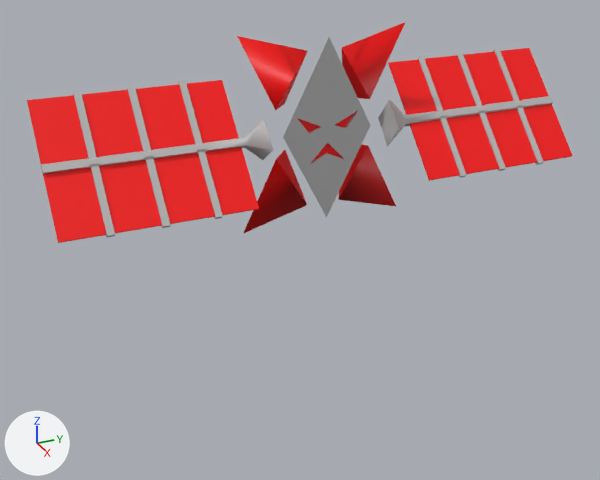
Two versions of the FBX model Assets/TextMesh Pro/Sprites/Game2/Creatures/Base enemy/Savalite.fbx, one commit apart.
Camera for both pictures: a camera (50 mm lens) standing at (8.94, -4.42, 5.9) and looking at (-0.16, -0.33, 1.35). The lights are fixed; the arrows at lower left show +X, +Y and +Z. The picture after the commit comes second. Where no turn or scale is listed for an object, it has been applied to the vertices. Vertices at exactly the same position are counted once.

Objects in the first picture: 'pasted__pCube7'.
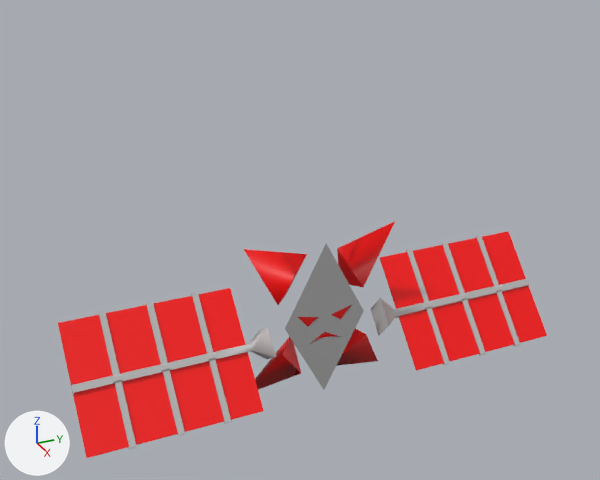
What differs and where, as boxes [x1, y1, x2, y2] in the pictures (600 x 480 px; the box of a moved part takes in the faces that stretch with it):
'pasted__pCube7', reshaped, moved (10% narrower, 7% taller): before [27, 22, 572, 243]; after [58, 221, 547, 458]
part 1 of me_mesh, moved or reshaped: before [388, 48, 572, 181]; after [380, 231, 547, 370]
part 2 of me_mesh, moved or reshaped: before [378, 49, 553, 178]; after [371, 235, 530, 365]
part 3 of me_mesh, moved or reshaped: before [27, 80, 259, 243]; after [58, 288, 264, 458]
part 4 of me_mesh, rebuilt (12% narrower): before [41, 81, 273, 237]; after [71, 292, 276, 449]
part 5 of me_mesh, rebuilt: before [338, 144, 396, 206]; after [336, 328, 378, 366]
part 6 of me_mesh, rebuilt: before [244, 150, 307, 233]; after [255, 336, 301, 390]
part 7 of me_mesh, moved or reshaped: before [283, 37, 371, 217]; after [285, 244, 364, 389]

The change in detail:
me_mesh is used by ob_pasted__pcube7; location (0.0, 0.0, 1.33).
me_mesh had 293 vertices, 281 faces and spanned x -0.74..0.57, y -3.46..3.46, z 0.26..2.74.
me_mesh now has 289 vertices, 280 faces and spans x -0.74..0.57, y -3.46..3.46, z 0.29..2.74.
me_mesh part 1: the loose piece of 12 vertices spanning x -0.63..0.54, y 1.16..3.46, z 0.86..2.14 is moved by (0.0, 0.0, -0.16).
me_mesh part 2: the loose piece of 112 vertices spanning x -0.66..0.57, y 0.86..3.46, z 0.83..2.17 is moved by (0.0, 0.0, -0.16).
me_mesh part 3: the loose piece of 12 vertices spanning x -0.63..0.54, y -3.46..-1.16, z 0.86..2.14 is moved by (0.0, 0.0, -0.16).
me_mesh part 4: the loose piece of 112 vertices spanning x -0.66..0.57, y -3.46..-0.86, z 0.83..2.17 is rebuilt with 108 vertices and now spans x -0.66..0.57, y -3.46..-0.86, z 0.67..2.0.
me_mesh part 5: the loose piece of 4 vertices spanning x -0.44..-0.16, y 0.22..1.12, z 0.26..1.2 is rebuilt with 4 vertices and now spans x -0.46..-0.03, y 0.22..1.12, z 0.29..1.25.
me_mesh part 6: the loose piece of 4 vertices spanning x -0.44..-0.16, y -1.12..-0.22, z 0.26..1.2 is rebuilt with 4 vertices and now spans x -0.46..-0.03, y -1.12..-0.22, z 0.29..1.25.
Part 7, on me_mesh:
18 vertices are removed from x -0.07..-0.05, y -0.42..0.42, z 1.09..1.72.
29 faces are deleted.
4 vertices move within x -0.07..-0.05, y -0.08..0.08, z 1.56.
18 vertices are added at x -0.07..-0.05, y -0.42..0.42, z 1.16..1.65.
3 new faces join them, mat_pasted__lambert3 (red #ff0000).
25 new faces join them, mat_pasted__lambert5 (grey #bcbcbc).
Object 'pasted__pCube7' (ob_pasted__pcube7) moves from (0.0, 0.0, 1.33) to (0.0, 0.0, -1.37).
